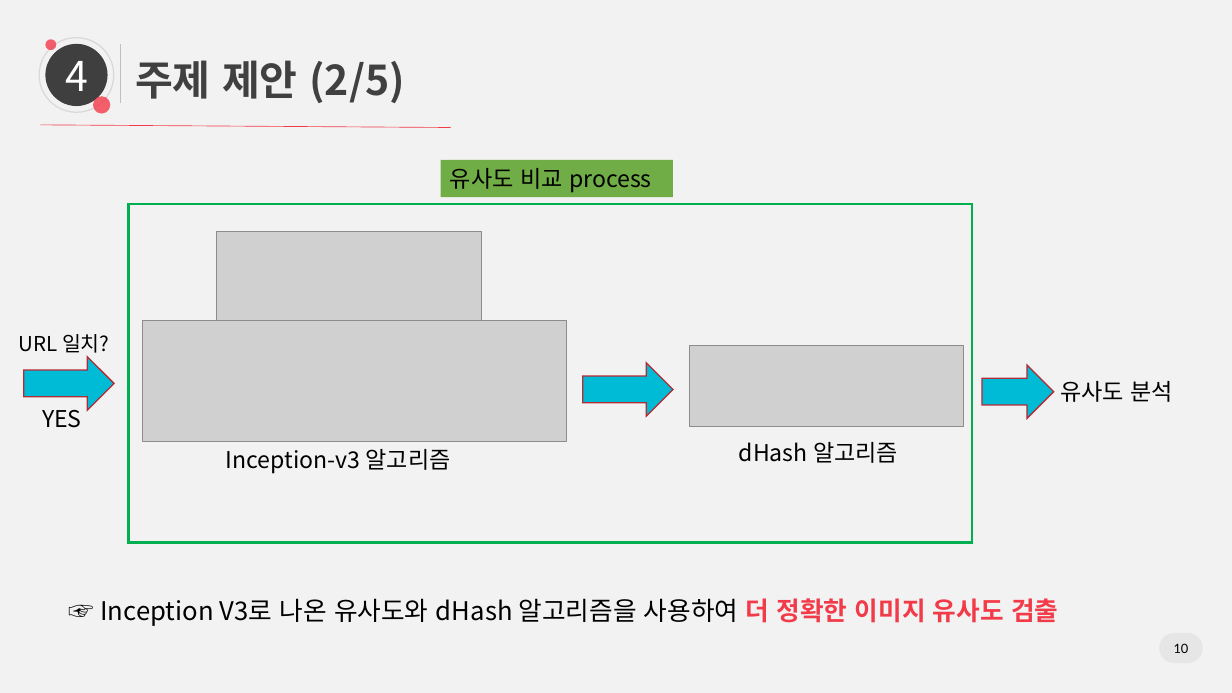
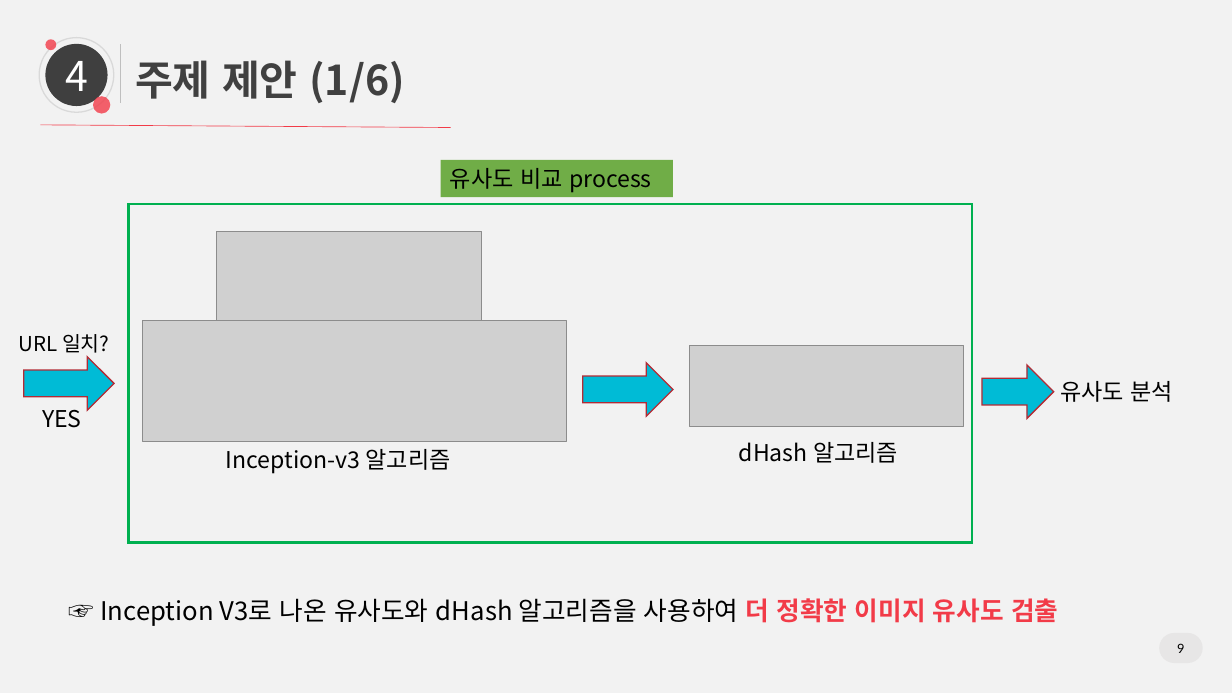
Before and after one commit to yjinsol/grad_project, a slide deck: slide 9 of docs/20190327_주제 제안서/0327 논문 제안서_final.pptx (slide 10 before the commit). Drawn at 1232x693 pixels with LibreOffice and Linux fonts; fonts in the diff are those of the drawing; grey boxes stand for pictures. Boxes give left, top, right and bottom in pixels: in the first picture for what was removed or moved away, otherwise in the second. Text is boxed around its words. In the diff, an @@ line names an element or a change of style, - is before the commit and + after.

```diff
--- a/docs/20190327_주제 제안서/0327 논문 제안서_final.pptx
+++ b/docs/20190327_주제 제안서/0327 논문 제안서_final.pptx
@@ text at (135,60,404,103): text changed @@
-주제 제안 (2/5)
+주제 제안 (1/6)
@@ page number at (1177,643,1184,653): text changed @@
-10
+9
```
Also in this commit, not shown: 5 other slides changed.
